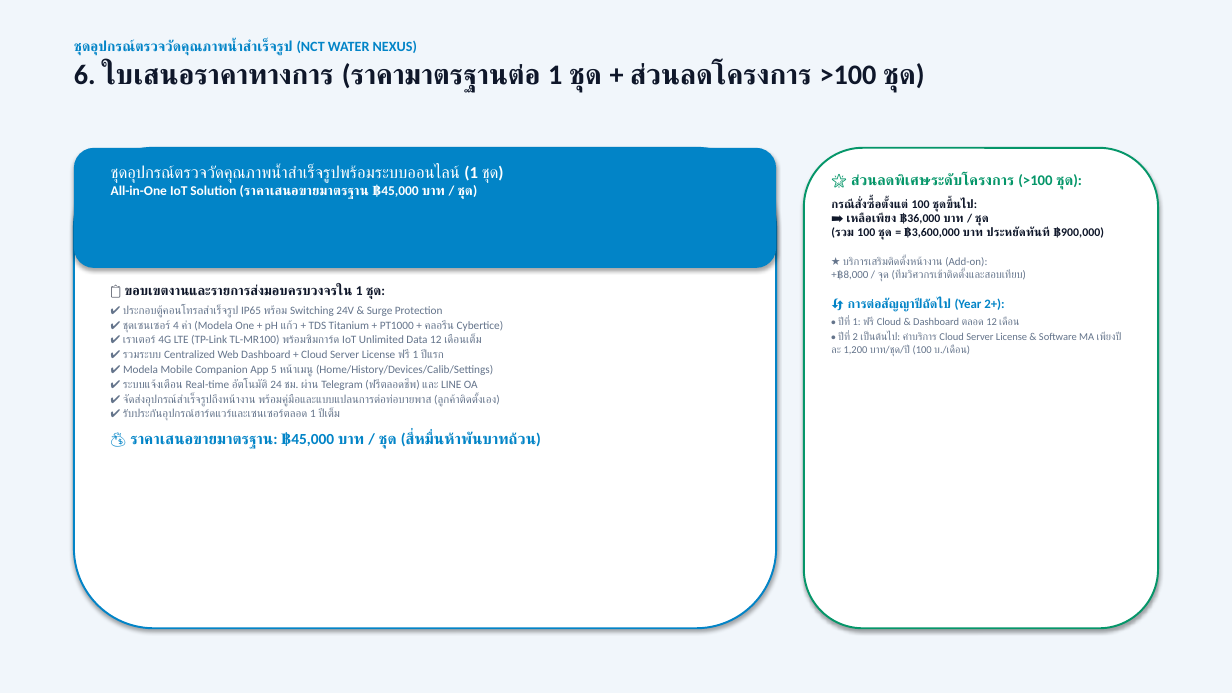
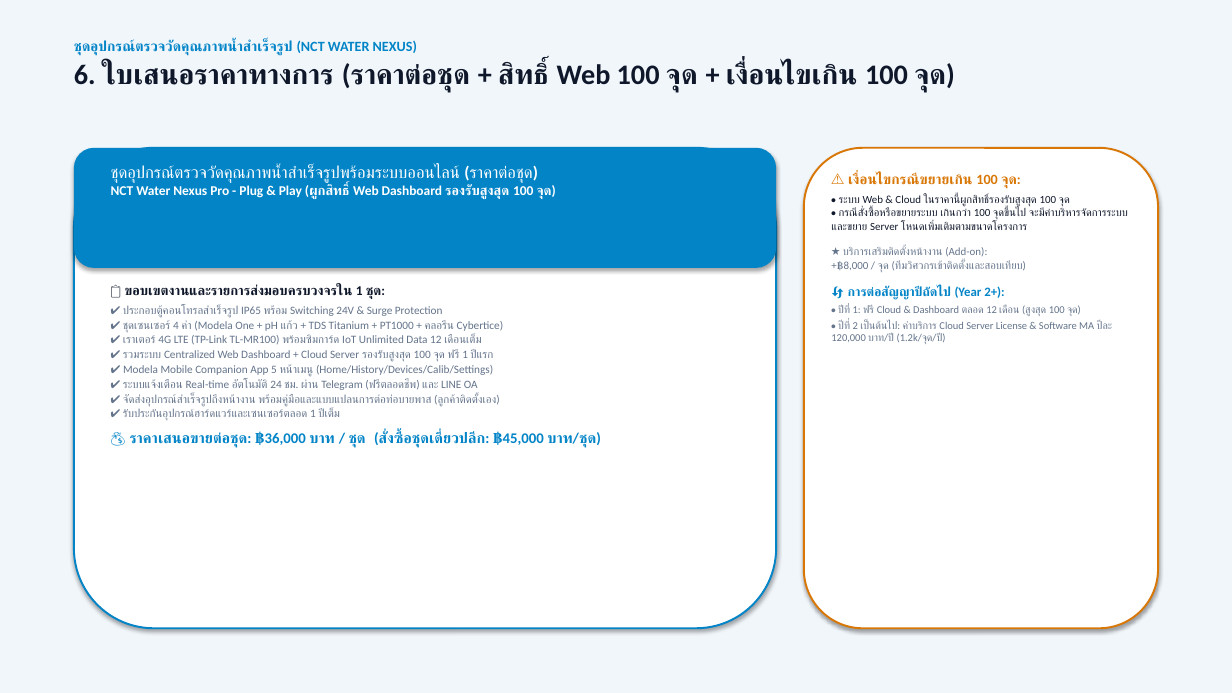
Before and after one commit to WoobWarb/nct-water-nexus, a slide deck: slide 7 of NCT_Water_Nexus_Report_and_Pricing.pptx. Drawn at 1232x693 pixels with LibreOffice and Linux fonts; fonts in the diff are those of the drawing. Boxes give left, top, right and bottom in pixels: in the first picture for what was removed or moved away, otherwise in the second. Text is boxed around its words. In the diff, an @@ line names an element or a change of style, - is before the commit and + after.

```diff
--- a/NCT_Water_Nexus_Report_and_Pricing.pptx
+++ b/NCT_Water_Nexus_Report_and_Pricing.pptx
@@ text at [74, 62, 955, 92]: text changed @@
-6. ใบเสนอราคาทางการ (ราคามาตรฐานต่อ 1 ชุด + ส่วนลดโครงการ >100 ชุด)
+6. ใบเสนอราคาทางการ (ราคาต่อชุด + สิทธิ์ Web 100 จุด + เงื่อนไขเกิน 100 จุด)
@@ rounded rectangle at [804, 148, 1158, 628]: outline #059669 1.5 pt to #D97706 1.5 pt @@
@@ text at [111, 165, 556, 199]: text changed; size 13 to 10.5 pt @@
-ชุดอุปกรณ์ตรวจวัดคุณภาพน้ำสำเร็จรูปพร้อมระบบออนไลน์ (1 ชุด)
-All-in-One IoT Solution (ราคาเสนอขายมาตรฐาน ฿45,000 บาท / ชุด)
+ชุดอุปกรณ์ตรวจวัดคุณภาพน้ำสำเร็จรูปพร้อมระบบออนไลน์ (ราคาต่อชุด)
+NCT Water Nexus Pro - Plug & Play (ผูกสิทธิ์ Web Dashboard รองรับสูงสุด 100 จุด)
@@ text at [831, 173, 1085, 230]: text changed; size 9.2 to 8.5 pt; bold off @@
-🌟 ส่วนลดพิเศษระดับโครงการ (>100 ชุด):
-กรณีสั่งซื้อตั้งแต่ 100 ชุดขึ้นไป:
-➡️ เหลือเพียง ฿36,000 บาท / ชุด
-(รวม 100 ชุด = ฿3,600,000 บาท ประหยัดทันที ฿900,000)
+⚠️ เงื่อนไขกรณีขยายเกิน 100 จุด:
+• ระบบ Web & Cloud ในราคานี้ผูกสิทธิ์รองรับสูงสุด 100 จุด
+• กรณีสั่งซื้อหรือขยายระบบ เกินกว่า 100 จุดขึ้นไป จะมีค่าบริหารจัดการระบบและขยาย Server โหนดเพิ่มเติมตามขนาดโครงการ
@@ text at [831, 247, 1026, 272]: less space between paragraphs @@
@@ text at [831, 305, 1113, 344]: text changed @@
-• ปีที่ 1: ฟรี Cloud & Dashboard ตลอด 12 เดือน
-• ปีที่ 2 เป็นต้นไป: ค่าบริการ Cloud Server License & Software MA เพียงปีละ 1,200 บาท/ชุด/ปี (100 บ./เดือน)
+• ปีที่ 1: ฟรี Cloud & Dashboard ตลอด 12 เดือน (สูงสุด 100 จุด)
+• ปีที่ 2 เป็นต้นไป: ค่าบริการ Cloud Server License & Software MA ปีละ 120,000 บาท/ปี (1.2k/จุด/ปี)
@@ text at [123, 350, 493, 362]: text changed @@
-✔ รวมระบบ Centralized Web Dashboard + Cloud Server License ฟรี 1 ปีแรก
+✔ รวมระบบ Centralized Web Dashboard + Cloud Server รองรับสูงสุด 100 จุด ฟรี 1 ปีแรก
@@ text at [130, 431, 601, 448]: text changed; size 12 to 11.5 pt @@
-💰 ราคาเสนอขายมาตรฐาน: ฿45,000 บาท / ชุด (สี่หมื่นห้าพันบาทถ้วน)
+💰 ราคาเสนอขายต่อชุด: ฿36,000 บาท / ชุด (สั่งซื้อชุดเดี่ยวปลีก: ฿45,000 บาท/ชุด)
```
Also in this commit, not shown: 3 other slides changed, 8 other files.
